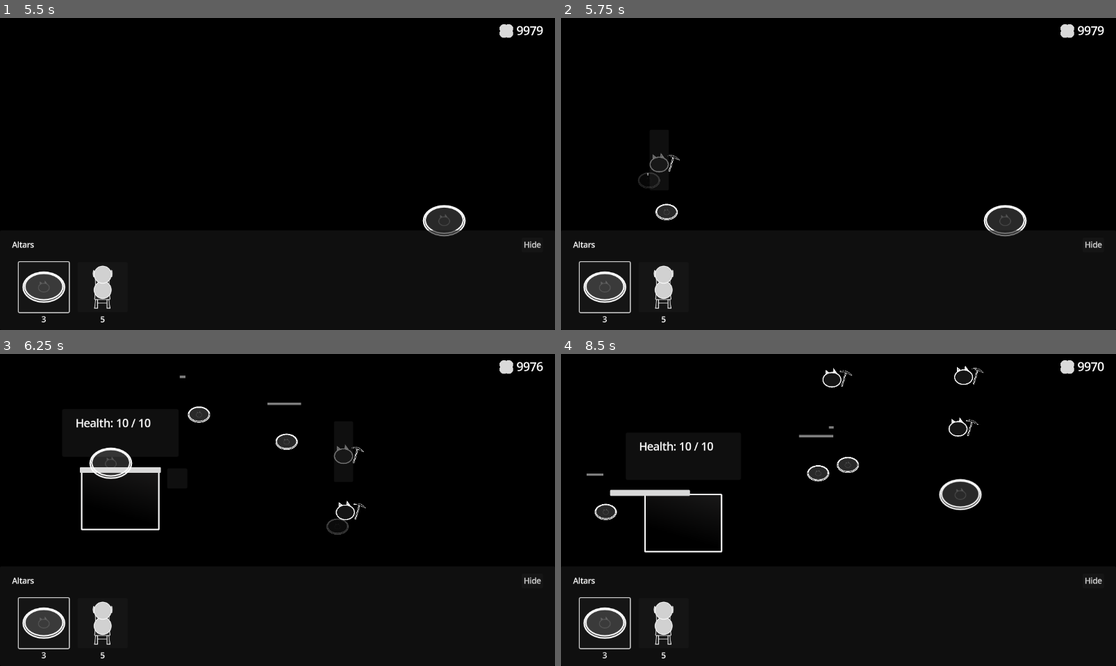
Above: before the commit, frames 1-4 (two rows, left to right).
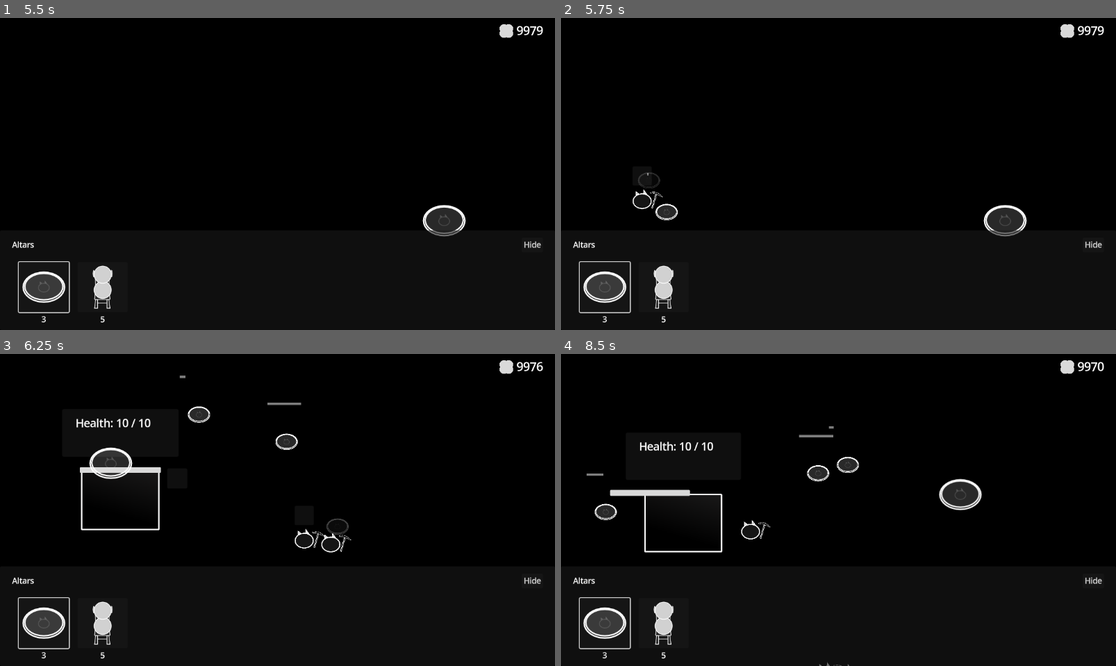
Above: after the commit, the same moments.

Repository: KANAjetzt/ld55-summoning
Game: Godot game, scene res://main.tscn
Same seed, same stepped clock (60 frames per second), same inputs: the game is played once before the commit and once after it.
Inputs (mouse positions are in pixels of both pictures, inside the frame that each line leads up to):
- Up to frame 1 (5.5 s): click "Hide" at 0.5 s; click (44, 286) at 1.27 s; tap Enter (ui_accept) at 2, 2.27, 3.02, 4.52, 5, 5.27 s; move the mouse to (399, 158) at 2.02 s; hold D (right) 2.03-2.78 s; tap S (bottom) at 2.1, 3.8, 4.35 s; click (399, 158) at 2.3 s; move the mouse to (166, 189) at 2.77 s; hold A (left) 2.78-3.53 s; click (166, 189) at 2.85 s; tap W (top) at 3.05, 3.6, 5.3 s; move the mouse to (333, 105) at 3.52 s; hold D (right) 3.53-5.03 s; click (333, 105) at 3.67 s; move the mouse to (249, 236) at 4.27 s; click (249, 236) at 4.55 s; move the mouse to (444, 220) at 5.02 s; hold A (left) from 5.03 s (still down); right-click (444, 220) at 5.1 s; click (444, 220) at 5.17 s
- Up to frame 2 (5.75 s): keep holding A (left); tap F1 (debug_0) at 5.65 s
- Up to frame 3 (6.25 s): keep holding A (left); move the mouse to (111, 463) at 5.77 s; click (111, 463) at 5.85 s; tap Enter (ui_accept) at 6.02 s; tap S (bottom) at 6.05 s
- Up to frame 4 (8.5 s): tap F2 (debug_1) at 6.4 s; move the mouse to (866, 510) at 6.52 s; tap W (top) at 6.6, 7.55 s; click (866, 510) at 6.8 s; move the mouse to (755, 432) at 7.27 s; release A (left) at 7.28 s; hold D (right) from 7.28 s (still down); tap Mouse wheel up (zoom_in) at 7.35 s; click (755, 432) at 7.42 s; tap Enter (ui_accept) at 7.52, 8.27 s; move the mouse to (960, 494) at 8.02 s; tap Mouse wheel down (zoom_out) at 8.1 s; click (960, 494) at 8.17 s; tap S (bottom) at 8.3 s

Frame 1 is identical in both runs. In frame 2, 0.2% of the frame differs, in the area x 12-22%, y 43-62%; in frame 3, 0.3%; in frame 4, 0.4%, in the area x 32-77%, y 3-100%.
Error in both runs: Invalid call. Nonexistent function 'deselect' in base 'Nil'. (res://main.gd:31)

Commit message:
fix: :bug: fixed `capacity_target` on the mine
was not updated if cat spawned in awarnesse range

Diff:
--- a/Buildings/mine.gd
+++ b/Buildings/mine.gd
@@ -10,13 +10,18 @@
 @export var mining_time: float = 10 if not Debug.override_mining_time else Debug.override_mining_time_amount
 
 var capacity_current := 0
-var capacity_target := 0
+var capacity_target := 0:
+	set(_new_capacity_target):
+		capacity_target = _new_capacity_target
+		if debug_panel:
+			debug_panel.update_label(0, "capacity_target: %s" % _new_capacity_target)
 
 @onready var info_bar: UIInfoBar = %InfoBar
 @onready var entrance: Area2D = %Entrance
 @onready var entrance_shape: CollisionShape2D = %EntranceShape
 @onready var take_damage_zone: BuildingTakeDamageZone = %TakeDamageZone
 @onready var animation_player: AnimationPlayer = $AnimationPlayer
+@onready var debug_panel: UIDebugPanel = %DebugPanel
 
 
 func _ready() -> void:
@@ -46,6 +51,9 @@
 		return false
 
 	capacity_current = capacity_current + 1
+	if capacity_target < capacity_current:
+		capacity_target = capacity_current
+
 	info_bar.set_capacity(capacity_current, capacity_max)
 
 	entered.emit(capacity_current)
--- a/Buildings/mine.tscn
+++ b/Buildings/mine.tscn
@@ -1,9 +1,10 @@
-[gd_scene load_steps=11 format=3 uid="uid://b4a73ga7o86ma"]
+[gd_scene load_steps=12 format=3 uid="uid://b4a73ga7o86ma"]
 
 [ext_resource type="Script" path="res://Buildings/mine.gd" id="1_5omvh"]
 [ext_resource type="Texture2D" uid="uid://cccnvf3nho74w" path="res://Buildings/mine_v2.png" id="2_ok27o"]
 [ext_resource type="PackedScene" uid="uid://cqf2t0k4fmlo2" path="res://Buildings/info_bar.tscn" id="3_oo2kx"]
 [ext_resource type="PackedScene" uid="uid://65keh6u0cb7e" path="res://Buildings/take_damage_zone.tscn" id="4_dflbt"]
+[ext_resource type="PackedScene" uid="uid://ck7pp5vhb1ofp" path="res://Debug/debug_panel.tscn" id="4_voxhd"]
 
 [sub_resource type="CapsuleShape2D" id="CapsuleShape2D_447gq"]
 radius = 80.0
@@ -88,6 +89,7 @@
 
 [node name="TakeDamageZone" parent="." instance=ExtResource("4_dflbt")]
 unique_name_in_owner = true
+scale = Vector2(1, 1)
 collision_layer = 2
 collision_mask = 4
 metadata/_edit_group_ = true
@@ -95,6 +97,13 @@
 [node name="CollisionShape2D" type="CollisionShape2D" parent="TakeDamageZone"]
 shape = SubResource("CircleShape2D_bbodx")
 debug_color = Color(0.73757, 0.443148, 0.416458, 0.42)
+
+[node name="DebugPanel" parent="." instance=ExtResource("4_voxhd")]
+unique_name_in_owner = true
+offset_left = 400.0
+offset_top = -474.286
+offset_right = 640.0
+offset_bottom = -368.286
 
 [node name="AnimationPlayer" type="AnimationPlayer" parent="."]
 libraries = {
--- a/Debug/debug_panel.gd
+++ b/Debug/debug_panel.gd
@@ -5,7 +5,7 @@
 @onready var labels: VBoxContainer = %Labels
 
 
-func add_label(text: String) -> int:
+func add_label(text := "") -> int:
 	var new_label := Label.new()
 	new_label.text = text
 	labels.add_child(new_label)
@@ -14,4 +14,11 @@
 
 
 func update_label(row: int, text: String) -> void:
+	var current_label_count := labels.get_child_count()
+
+	if not labels:
+		return
+	if current_label_count < row + 1:
+		for i in (row + 1) - current_label_count:
+			add_label()
 	labels.get_child(row).text = text
--- a/Entities/Cats/cat_miner.gd
+++ b/Entities/Cats/cat_miner.gd
@@ -9,6 +9,11 @@
 		food_carrying = new_val
 		if debug_panel:
 			debug_panel.update_label(4, "food: %s" % food_carrying)
+var is_searching_for_mine := false:
+	set(new_val):
+		is_searching_for_mine = new_val
+		if debug_panel:
+			debug_panel.update_label(5, "is_searching_for_mine: %s" % new_val)
 var is_at_mine := false:
 	set(new_val):
 		is_at_mine = new_val
@@ -41,11 +46,6 @@
 # Called when the node enters the scene tree for the first time.
 func _ready() -> void:
 	search_mine()
-	debug_panel.add_label("")
-	debug_panel.add_label("")
-	debug_panel.add_label("")
-	debug_panel.add_label("")
-	debug_panel.add_label("")
 
 
 func _physics_process(delta: float) -> void:
@@ -150,5 +150,7 @@
 
 func _on_timer_search_mine_timeout() -> void:
 	var success := search_mine()
+	is_searching_for_mine = true
 	if success:
 		timer_search_mine.stop()
+		is_searching_for_mine = false
--- a/main.tscn
+++ b/main.tscn
@@ -62,6 +62,9 @@
 
 [node name="Mine9" parent="Mines" instance=ExtResource("3_uhm5x")]
 position = Vector2(-757, 307)
+
+[node name="Mine10" parent="Mines" instance=ExtResource("3_uhm5x")]
+position = Vector2(601, 1445)
 
 [node name="Cats" type="Node" parent="."]
 unique_name_in_owner = true
